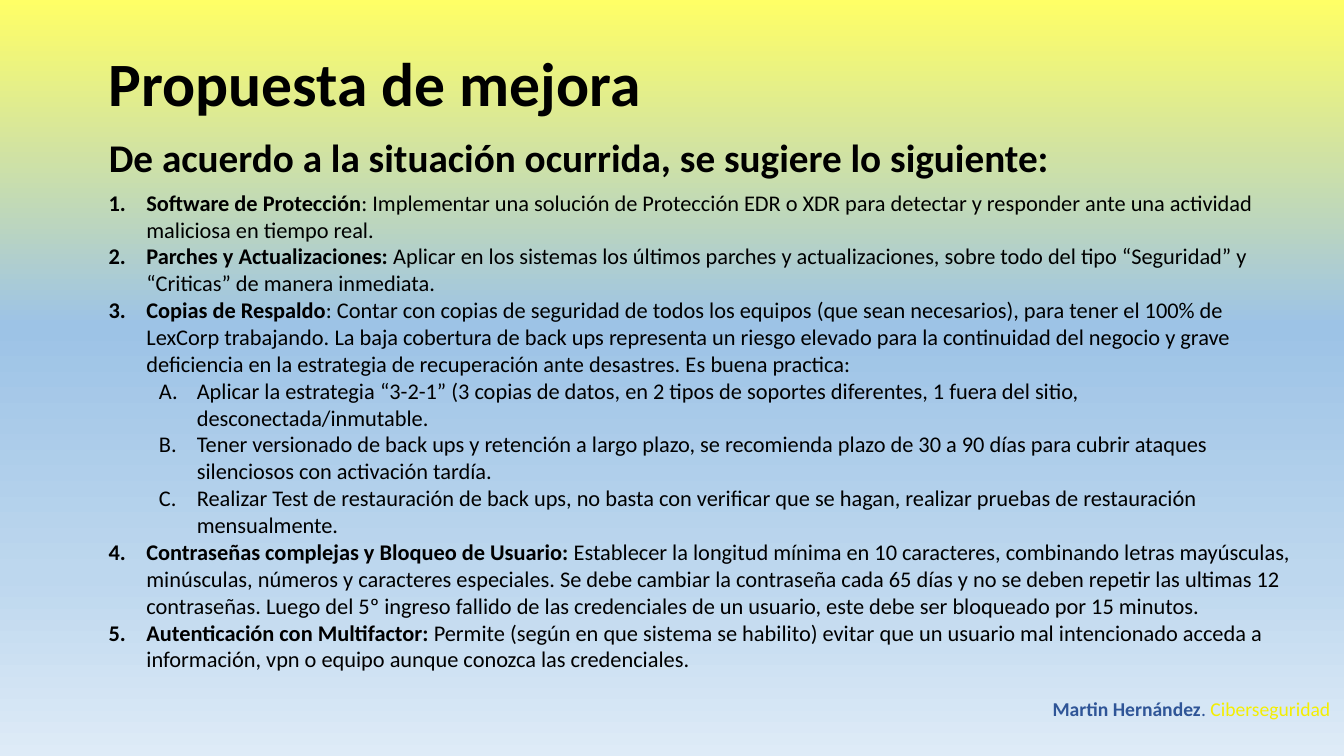
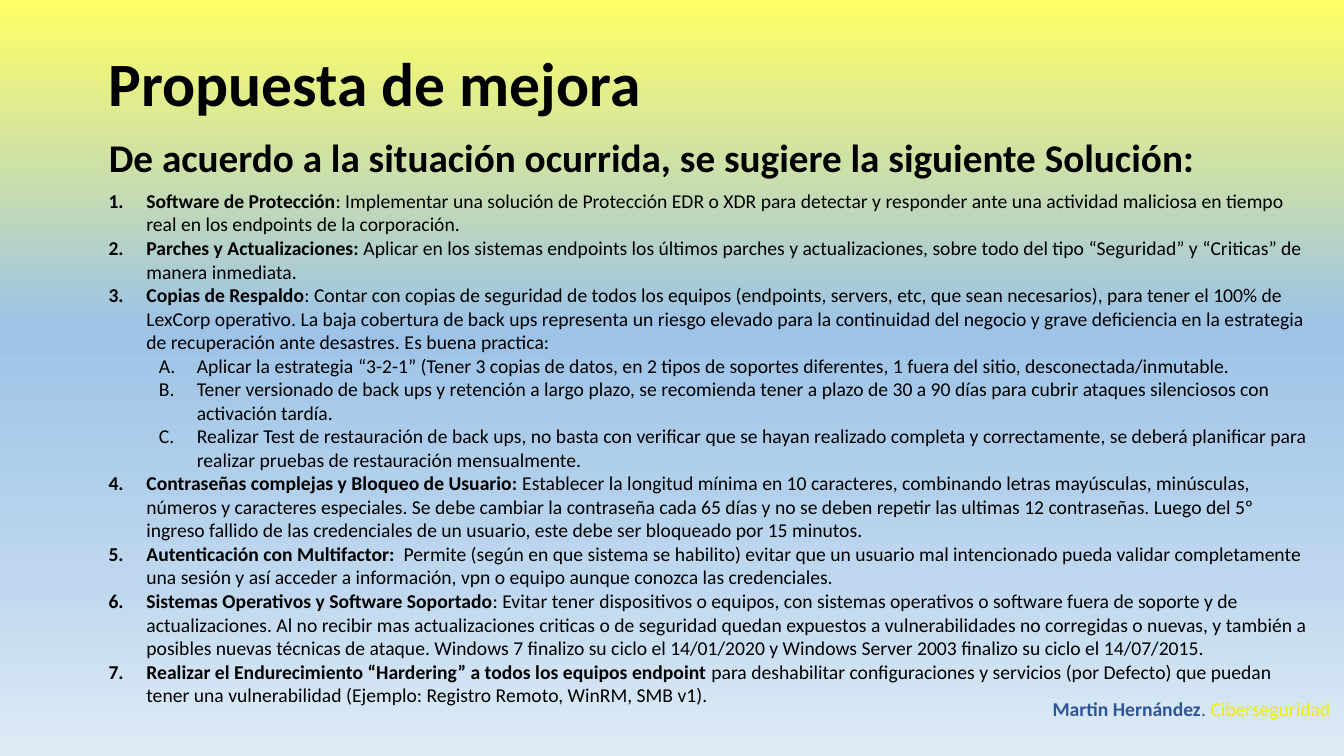
Before and after one commit to Tincho83/Ciberseguridad_5CiberSeguridad_TPC, a slide deck: slide 26 of TPFC+HernandezMartinv3c.pptx. Drawn at 1344x756 pixels with LibreOffice and Linux fonts; fonts in the diff are those of the drawing. Boxes give left, top, right and bottom in pixels: in the first picture for what was removed or moved away, otherwise in the second. Text is boxed around its words. In the diff, an @@ line names an element or a change of style, - is before the commit and + after.

Commit message:
v3i

```diff
--- a/TPFC+HernandezMartinv3c.pptx
+++ b/TPFC+HernandezMartinv3c.pptx
@@ text at (109, 144, 1194, 179): text changed @@
-De acuerdo a la situación ocurrida, se sugiere lo siguiente:
+De acuerdo a la situación ocurrida, se sugiere la siguiente Solución:
@@ text at (146, 194, 1306, 470): text changed; size 16 to 14 pt @@
-1. Software de Protección: Implementar una solución de Protección EDR o XDR para detectar y responder ante una actividad maliciosa en tiempo real.
-2. Parches y Actualizaciones: Aplicar en los sistemas los últimos parches y actualizaciones, sobre todo del tipo “Seguridad” y “Criticas” de manera inmediata.
-3. Copias de Respaldo: Contar con copias de seguridad de todos los equipos (que sean necesarios), para tener el 100% de LexCorp trabajando. La baja cobertura de back ups representa un riesgo elevado para la continuidad del negocio y grave deficiencia en la estrategia de recuperación ante desastres. Es buena practica:
-  A. Aplicar la estrategia “3-2-1” (3 copias de datos, en 2 tipos de soportes diferentes, 1 fuera del sitio, desconectada/inmutable.
-  B. Tener versionado de back ups y retención a largo plazo, se recomienda plazo de 30 a 90 días para cubrir ataques silenciosos con activación tardía.
-  C. Realizar Test de restauración de back ups, no basta con verificar que se hagan, realizar pruebas de restauración mensualmente.
+1. Software de Protección: Implementar una solución de Protección EDR o XDR para detectar y responder ante una actividad maliciosa en tiempo real en los endpoints de la corporación.
+2. Parches y Actualizaciones: Aplicar en los sistemas endpoints los últimos parches y actualizaciones, sobre todo del tipo “Seguridad” y “Criticas” de manera inmediata.
+3. Copias de Respaldo: Contar con copias de seguridad de todos los equipos (endpoints, servers, etc, que sean necesarios), para tener el 100% de LexCorp operativo. La baja cobertura de back ups representa un riesgo elevado para la continuidad del negocio y grave deficiencia en la estrategia de recuperación ante desastres. Es buena practica:
+  A. Aplicar la estrategia “3-2-1” (Tener 3 copias de datos, en 2 tipos de soportes diferentes, 1 fuera del sitio, desconectada/inmutable.
+  B. Tener versionado de back ups y retención a largo plazo, se recomienda tener a plazo de 30 a 90 días para cubrir ataques silenciosos con activación tardía.
+  C. Realizar Test de restauración de back ups, no basta con verificar que se hayan realizado completa y correctamente, se deberá planificar para realizar pruebas de restauración mensualmente.
@@ text at (146, 476, 1253, 541): size 16 to 14 pt in "Contraseñas complejas y Bloqueo de Usuario: Establecer ..." @@
@@ text at (146, 547, 1306, 706): text changed; size 16 to 14 pt @@
-5. Autenticación con Multifactor: Permite (según en que sistema se habilito) evitar que un usuario mal intencionado acceda a información, vpn o equipo aunque conozca las credenciales.
+5. Autenticación con Multifactor: Permite (según en que sistema se habilito) evitar que un usuario mal intencionado pueda validar completamente una sesión y así acceder a información, vpn o equipo aunque conozca las credenciales.
+6. Sistemas Operativos y Software Soportado: Evitar tener dispositivos o equipos, con sistemas operativos o software fuera de soporte y de actualizaciones. Al no recibir mas actualizaciones criticas o de seguridad quedan expuestos a vulnerabilidades no corregidas o nuevas, y también a posibles nuevas técnicas de ataque. Windows 7 finalizo su ciclo el 14/01/2020 y Windows Server 2003 finalizo su ciclo el 14/07/2015.
+7. Realizar el Endurecimiento “Hardering” a todos los equipos endpoint para deshabilitar configuraciones y servicios (por Defecto) que puedan tener una vulnerabilidad (Ejemplo: Registro Remoto, WinRM, SMB v1).
```
Also in this commit, not shown: 3 other slides changed, 1 slide added.
